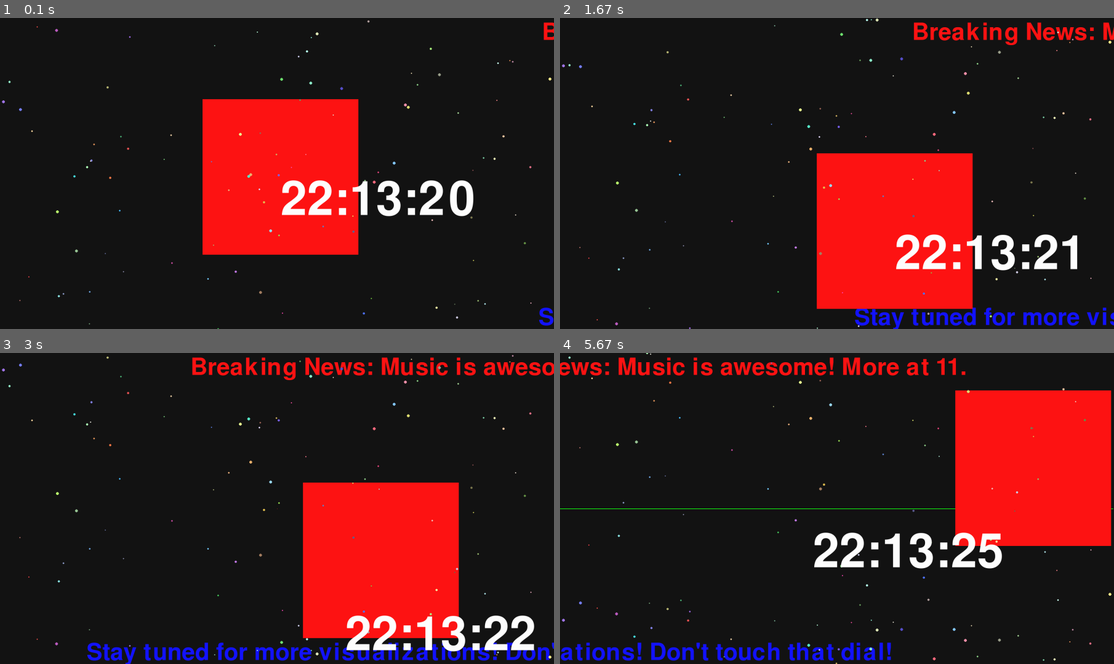
Above: before the commit, frames 1-4 (two rows, left to right).
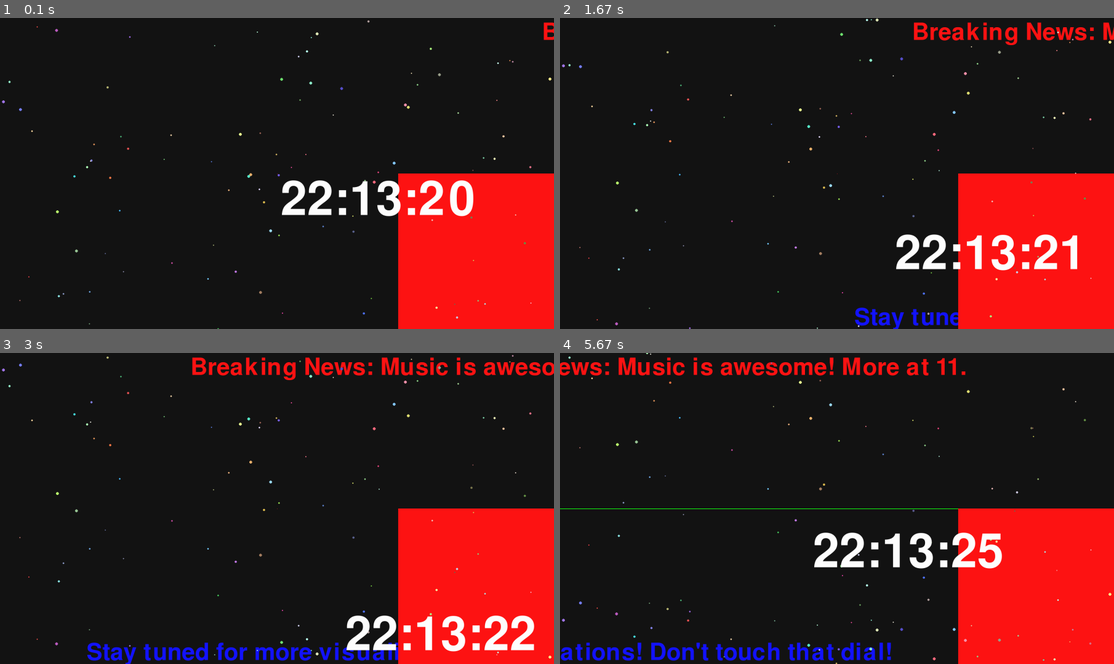
Above: after the commit, the same moments.

Repository: harperreed/mic-visualizations-py
Game: pygame game, started from main.py
Two runs of this game, one before a commit and one after it. Both use one fixed random seed, a clock stepped at 60 frames per second and the inputs below.
Inputs:
- Up to frame 1 (0.1 s): no input
- Up to frame 2 (1.67 s): tap Space at 0.33, 0.73, 1.03, 1.23, 1.57 s
- Up to frame 3 (3 s): tap Space at 1.87, 2.07, 2.37, 2.63, 2.97 s
- Up to frame 4 (5.67 s): tap Space at 3.27, 3.4, 3.8, 4.1, 4.47, 4.87, 5.17, 5.37 s

The runs differ from the first frame. In frame 1, 27% of the frame differs, in the area x 36-100%, y 26-100%; in frame 2, 25%; in frame 3, 18%; in frame 4, 21%.

Commit message:
🎉 New Features and Environment Variable Magic! 🎉
- Added `CUBE_SPEED_X` and `CUBE_SPEED_Y` to `.env.example` to control cube's speed dynamically! 🕹️
- Updated `config.py` to load screen dimensions and audio settings from environment variables (like `FULLSCREEN`, `WIDTH`, and `CHUNK`), making the app more customizable! 🎛️
- In `visualization_manager.py`, integrated cube speed settings from environment variables so that you can futz around with cube speeds without diving into the code! 🚀
- Modified the `RTSPCube` class in `rtsp_cube.py` to receive speed as a parameter during initialization! Cubes are not just faster; they're also sexy now! 💃

💡 *Why?* This commit makes our code more flexible and allows for easy configuration via environment variables! So instead of hardcoding values like a caveman, you can just tweak your `.env` file and watch the magic happen! ✨

Diff:
--- a/config.py
+++ b/config.py
@@ -6,23 +6,23 @@
 load_dotenv()
 
 # Screen settings
-FULLSCREEN = True
-WIDTH = 1920
-HEIGHT = 1080
+FULLSCREEN = os.getenv('FULLSCREEN', True)
+WIDTH = os.getenv('WIDTH', 1920)
+HEIGHT = os.getenv('HEIGHT', 1080)
 
 # Color settings
 BACKGROUND_COLOR = (0, 0, 0)
 CLOCK_COLOR = (255, 255, 255)
 
 # Audio settings
-CHUNK = 1024
-CHANNELS = 1
-RATE = 44100
-FREQ_RANGE = (50, 1000)
+CHUNK = os.getenv('NUM_PARTICLES', 1024)
+CHANNELS = os.getenv('NUM_PARTICLES', 1)
+RATE = os.getenv('RATE', 44100)
+FREQ_RANGE = (os.getenv('FREQ_RANGE_START', 50), os.getenv('FREQ_RANGE_END', 1000))
 
 # Visualization settings
-NUM_PARTICLES = 100
-MODE_SWITCH_TIME = 5000  # milliseconds
+NUM_PARTICLES = os.getenv('NUM_PARTICLES', 100)
+MODE_SWITCH_TIME = os.getenv('MODE_SWITCH_TIME', 5000)  # milliseconds
 
 RTSP_STREAMS = [
                 os.getenv('RTSP_URL_1'),
@@ -36,10 +36,13 @@
 
 CLOCK_BOUNCE_SPEED = 10
 
-RTSP_CUBE_BOUNCE_SPEED = 10
+RTSP_CUBE_BOUNCE_SPEED = os.getenv('RTSP_CUBE_BOUNCE_SPEED', 10)
 
-TOP_SCROLL_SPEED = 2
-BOTTOM_SCROLL_SPEED = 8
+TOP_SCROLL_SPEED = os.getenv('RTSP_CUBE_BOUNCE_SPEED', 2)
+BOTTOM_SCROLL_SPEED = os.getenv('RTSP_CUBE_BOUNCE_SPEED', 8)
+
+CUBE_SPEED_X = os.getenv('CUBE_SPEED_X', 2)
+CUBE_SPEED_Y = os.getenv('CUBE_SPEED_Y', 2)
 
 # Initialize Pygame
 pygame.init()
--- a/core/visualization_manager.py
+++ b/core/visualization_manager.py
@@ -1,8 +1,8 @@
 import importlib
 import os
 import pygame
-from dotenv import load_dotenv
-from config import MODE_SWITCH_TIME, RTSP_STREAMS, TOP_SCROLL_SPEED, BOTTOM_SCROLL_SPEED
+
+from config import MODE_SWITCH_TIME, RTSP_STREAMS, TOP_SCROLL_SPEED, BOTTOM_SCROLL_SPEED, CUBE_SPEED_Y, CUBE_SPEED_X
 from ui.top_scroller import TopScroller
 from ui.bottom_scroller import BottomScroller
 from ui.rtsp_cube import RTSPCube
@@ -60,7 +60,12 @@
 
             # Filter out None values in case some URLs are not provided
             rtsp_urls = [url for url in rtsp_urls if url is not None]
-            self.rtsp_cube = RTSPCube(screen.get_width(), screen.get_height(), rtsp_urls)
+            # Get cube speed from environment variables, default to (2, 2) if not set
+            cube_speed_x = float(os.getenv('CUBE_SPEED_X', 2))
+            cube_speed_y = float(os.getenv('CUBE_SPEED_Y', 2))
+
+            self.rtsp_cube = RTSPCube(screen.get_width(), screen.get_height(), rtsp_urls, (cube_speed_x, cube_speed_y))
+
 
         self.rtsp_cube.update(fft_data)
         self.rtsp_cube.draw(screen)
--- a/ui/rtsp_cube.py
+++ b/ui/rtsp_cube.py
@@ -4,13 +4,17 @@
 import numpy as np
 
 class RTSPCube:
-    def __init__(self, width, height, rtsp_urls):
+    def __init__(self, width, height, rtsp_urls, speed):
         self.width = width
         self.height = height
         self.cube_size = min(width, height) // 4
         self.rotation = [0, 0, 0]
-        self.position = Vector3(width // 2, height // 2, 0)
-        self.speed = Vector3(2, 2, 0)
+
+        # Set initial position to bottom right
+        self.position = Vector3(width - self.cube_size, height - self.cube_size, 0)
+
+        # Set speed as a 2D vector
+        self.speed = Vector3(-abs(speed[0]), -abs(speed[1]), 0)  # Negative to move up-left initially
 
         # Initialize RTSP streams
         self.streams = []
@@ -48,9 +52,11 @@
 
         # Update position (bouncing effect)
         self.position += self.speed
-        if self.position.x <= self.cube_size or self.position.x >= self.width - self.cube_size:
+
+        # Check boundaries and reverse direction if needed
+        if self.position.x <= 0 or self.position.x >= self.width - self.cube_size * 2:
             self.speed.x *= -1
-        if self.position.y <= self.cube_size or self.position.y >= self.height - self.cube_size:
+        if self.position.y <= 0 or self.position.y >= self.height - self.cube_size * 2:
             self.speed.y *= -1
 
         # Update RTSP frames
Not shown, changed: .env.example
